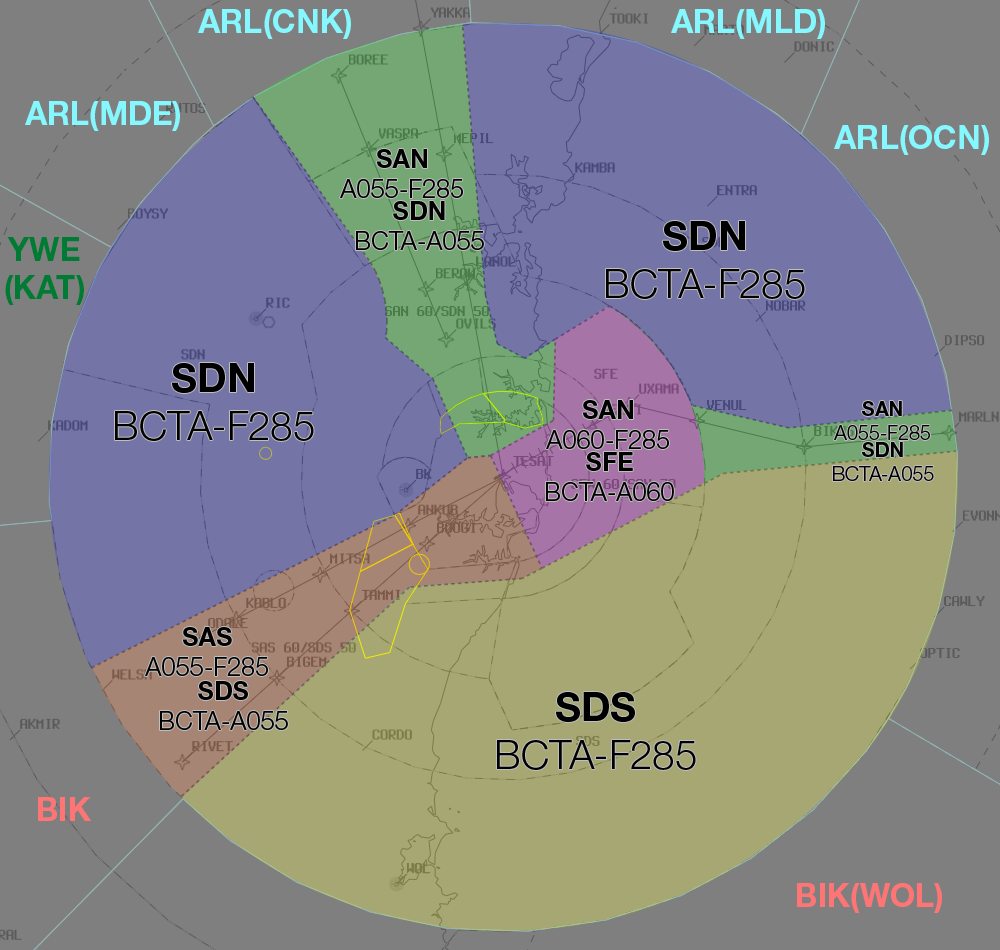
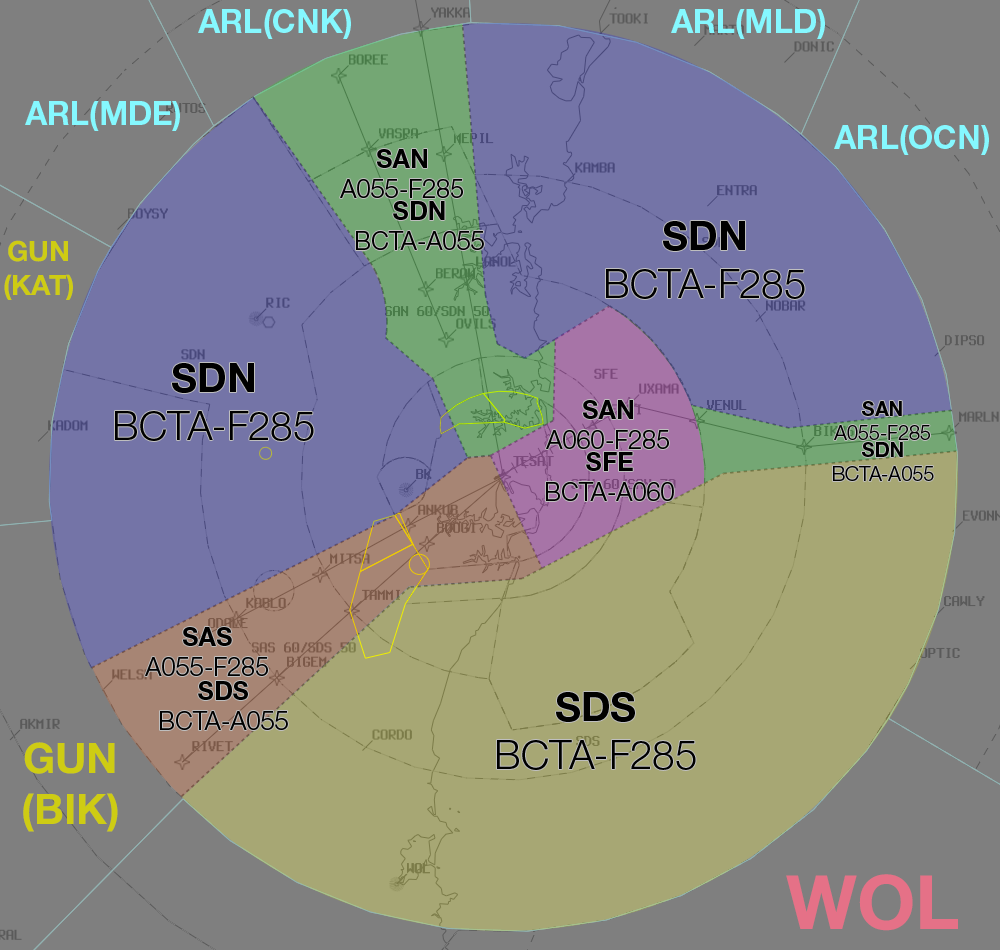
The second 1000 × 950 image is a revision of the first. Changes to its layers:
renamed "BIK" to "GUN (BIK)", moved it above "GUN (KAT)", painted on it over [23, 742, 118, 832]
renamed "YWE (KAT)" to "GUN (KAT)", painted on it over [4, 237, 84, 305]
renamed "BIK(WOL)" to "WOL", painted on it over [786, 874, 958, 931]